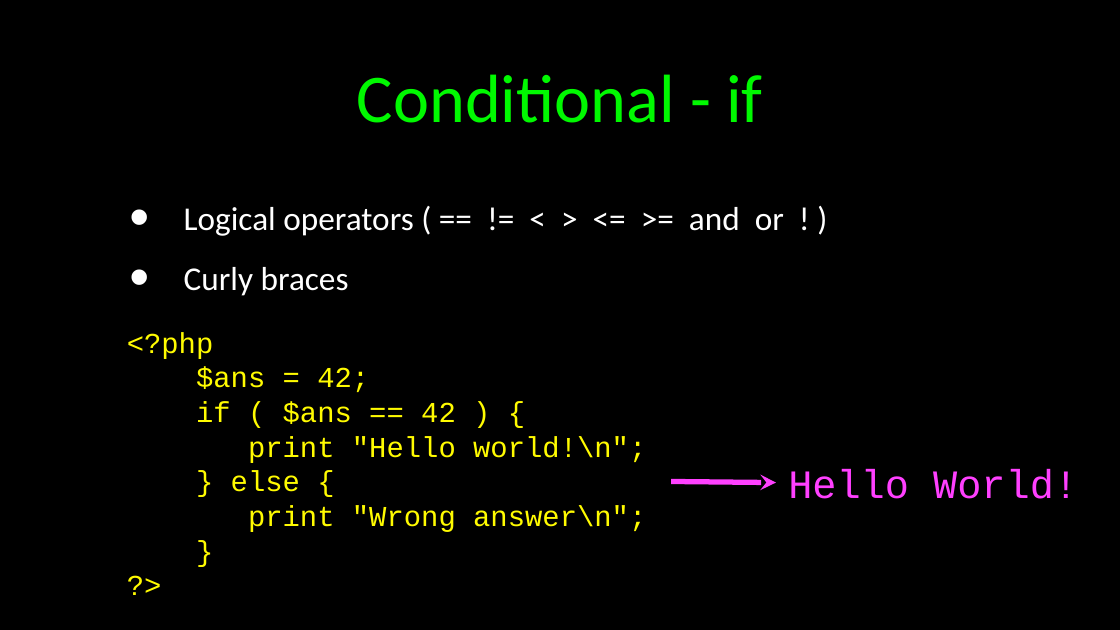
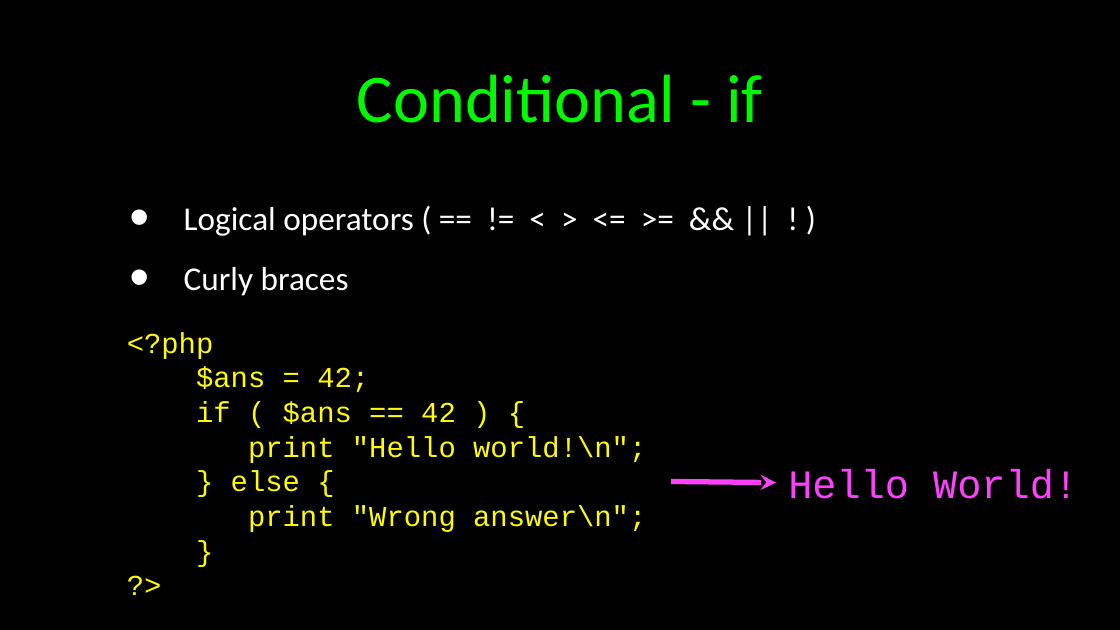
Before and after one commit to csev/wa4e, a slide deck: slide 12 of lectures/PHP-03-Overview.ppt. Drawn at 1120x630 pixels with LibreOffice and Linux fonts; fonts in the diff are those of the drawing. Boxes give left, top, right and bottom in pixels: in the first picture for what was removed or moved away, otherwise in the second. Text is boxed around its words. In the diff, an @@ line names an element or a change of style, - is before the commit and + after.

```diff
--- a/lectures/PHP-03-Overview.ppt
+++ b/lectures/PHP-03-Overview.ppt
@@ text at (x1=184, y1=207, x2=413, y2=236): text changed @@
-• Logical operators ( == != < > <= >= and or ! )
+• Logical operators ( == != < > <= >= && || ! )
```
Also in this commit, not shown: 3 other files.
